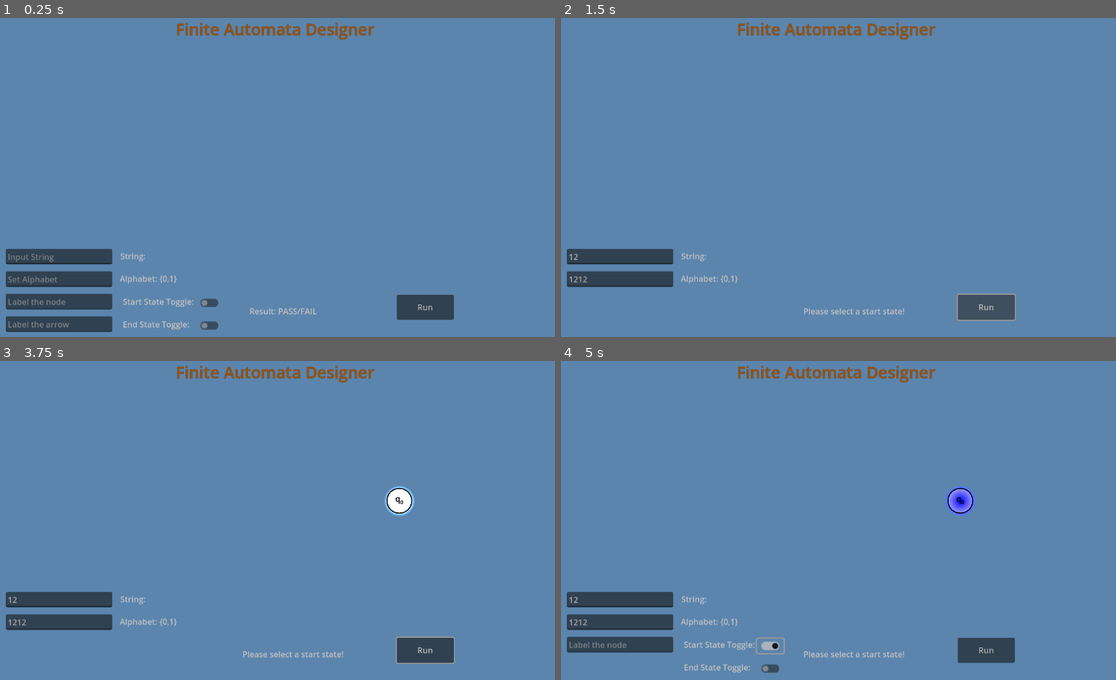
Above: before the commit, frames 1-4 (two rows, left to right).
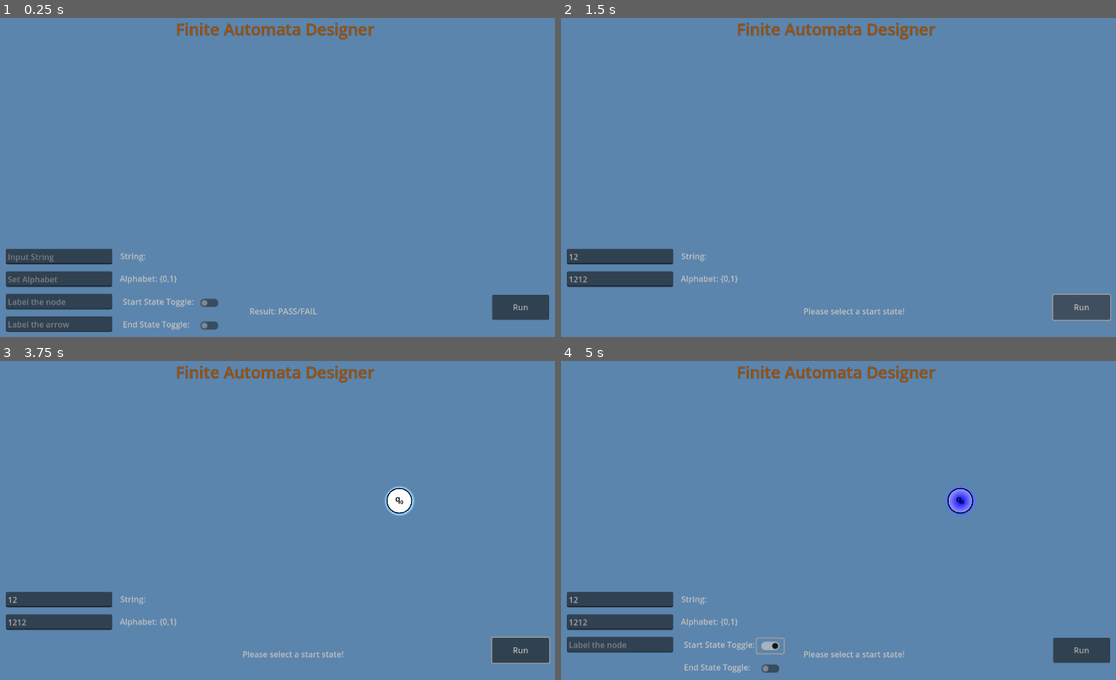
Above: after the commit, the same moments.

Repository: ParthP22/FiniteAutomataDesigner
Game: Godot game, scene res://main.tscn
Same seed, same stepped clock (60 frames per second), same inputs: the game is played once before the commit and once after it. The engine's default icon, where the game draws it, is replaced by a stand-in: a white triangle on a blue panel in a dark square.
Inputs (mouse positions are in pixels of both pictures, inside the frame that each line leads up to):
- Up to frame 1 (0.25 s): no input
- Up to frame 2 (1.5 s): click (622, 257) at 0.52 s; type "12" at 0.6 s; click (622, 279) at 0.75 s; type "12" at 0.83 s; click (622, 301) at 0.98 s; type "12" at 1.07 s; click "Run" at 1.25 s
- Up to frame 3 (3.75 s): click "Run" at 2 s; click "Run" at 2.75 s; tap Enter at 3.5 s; move the mouse to (399, 501) at 3.52 s; hold Delete (delete_keyboard) from 3.53 s (still down); click (399, 501) at 3.67 s
- Up to frame 4 (5 s): release Delete (delete_keyboard) at 4.25 s; click (771, 644) at 4.25 s

The runs differ from the first frame. In frame 1, 1.6% of the frame differs, in the area x 71-99%, y 86-95%; in frame 2, 1.8%, in the area x 71-100%, y 86-95%; in frame 3, 1.8%; in frame 4, 1.6%.

Commit message:
when run ends, results are sent to the results label

Diff:
--- a/finite-automata-designer/fa_node.gd
+++ b/finite-automata-designer/fa_node.gd
@@ -164,7 +164,7 @@
 	return get_parent().get_parent().curr_letter
 
 func set_notify(notify: bool):
-	if _light.energy == 1:
+	if _light.energy <= 1:
 		turn_on_light()
 	_notify_going_to = notify
 	var main_parent = get_parent()
@@ -178,4 +178,8 @@
 				state.set_notify(notify)
 	elif letter == "":
 		if _is_end_state:
-			main_parent._set_result_text("Reached end state, string: ", get)
+			var result_string = "Reached end state, string: " + main_parent.get_input_string()
+			main_parent._set_result_text(result_string)
+		else:
+			var result_string = "Did not reach end state, string: " + main_parent.get_input_string()
+			main_parent._set_result_text(result_string)
--- a/finite-automata-designer/main.gd
+++ b/finite-automata-designer/main.gd
@@ -393,7 +393,8 @@
 func _set_result_text(text: String) -> void:
 	_result_label.text = text
 
-
+func get_input_string() -> String:
+	return _input_string
 # This is a "correctness" check: does the new transition coincide
 # with other transitions going out from that state? If it does,
 # then it fails determinism.
--- a/finite-automata-designer/main.tscn
+++ b/finite-automata-designer/main.tscn
@@ -36,7 +36,7 @@
 texture = ExtResource("2_sj1jy")
 
 [node name="ButtonCover" type="RigidBody2D" parent="."]
-position = Vector2(881, 587)
+position = Vector2(1070, 587)
 gravity_scale = 0.0
 
 [node name="CollisionShape2D" type="CollisionShape2D" parent="ButtonCover"]
@@ -94,9 +94,9 @@
 
 [node name="RunButton" type="Button" parent="Control"]
 layout_mode = 0
-offset_left = 824.0
+offset_left = 1013.0
 offset_top = 564.0
-offset_right = 937.0
+offset_right = 1126.0
 offset_bottom = 614.0
 text = "Run"
 
